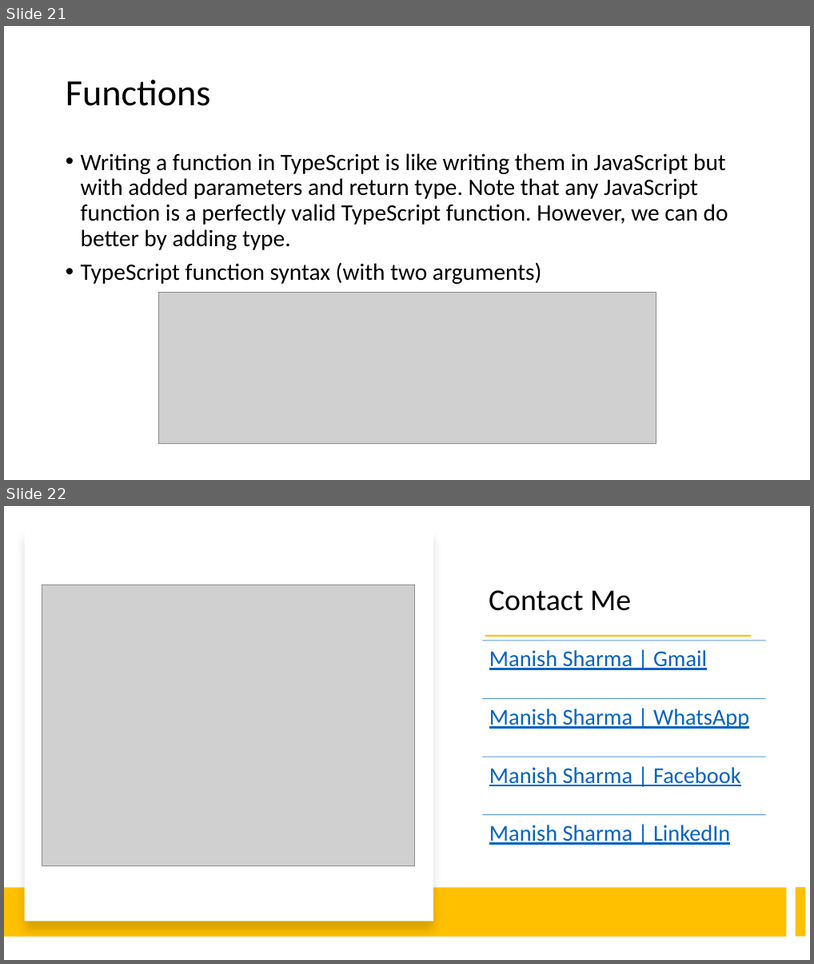
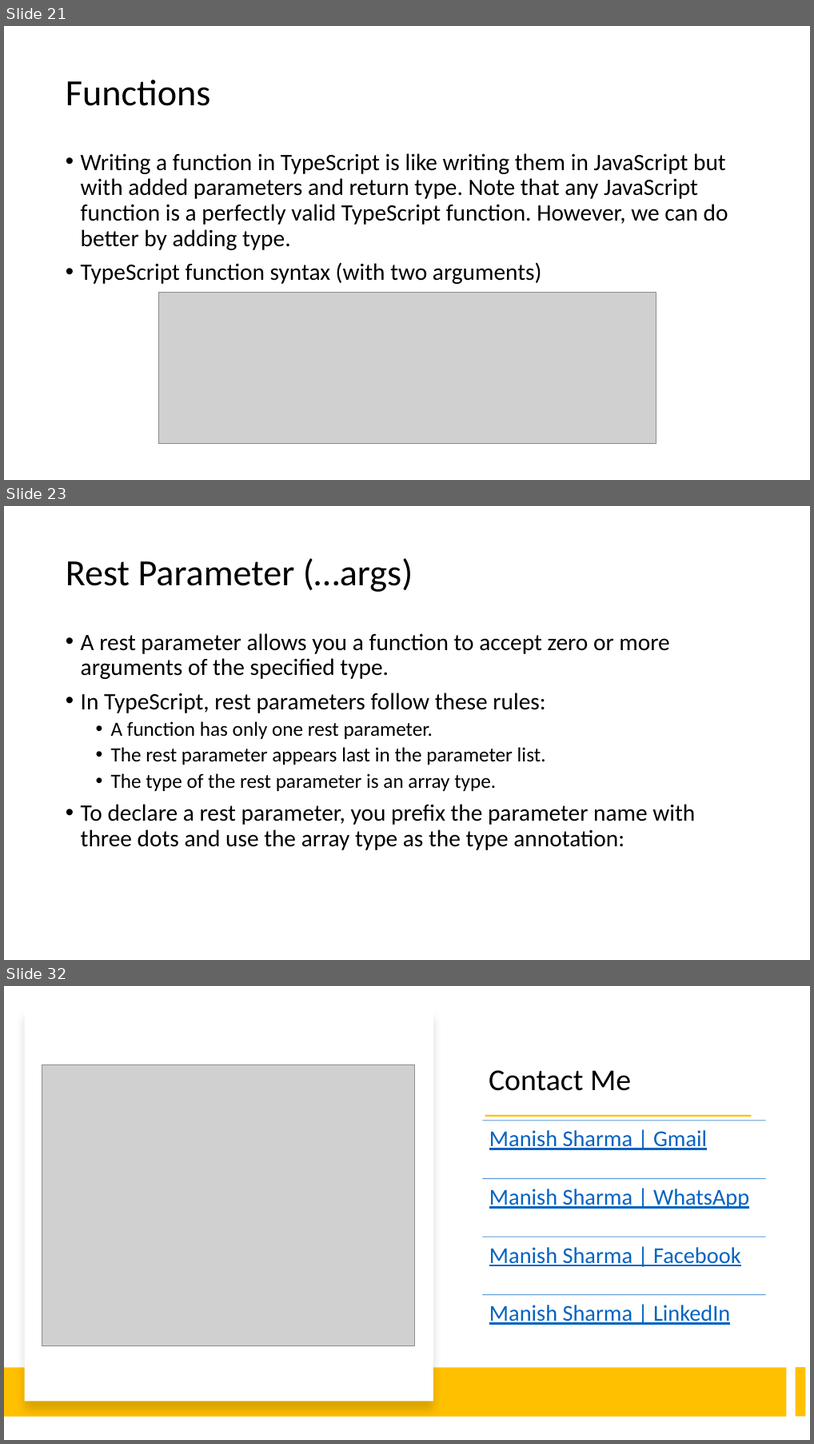
Before and after one commit to manishvbn/TypeScript_Jul22, a slide deck: Notes/TypeScript.pptx. Shown one above the other, each under a label of ours: slides 21 and 22 before the commit, slides 21, 23 and 32 after it; the slides between them are not shown. The pictures are 814x964 and 814x1444 pixels, drawn with LibreOffice and Linux fonts; fonts in the diff are those of the drawing; grey boxes stand for pictures. Boxes give left, top, right and bottom in pixels: in the first picture for what was removed or moved away, otherwise in the second. Text is boxed around its words. In the diff, an @@ line names an element or a change of style, - is before the commit and + after.

```diff
--- a/Notes/TypeScript.pptx
+++ b/Notes/TypeScript.pptx
@@ slide 23 added at bbox=[4, 506, 810, 960], background #FFFFFF @@
@@ title added at bbox=[66, 558, 413, 592], 44 pt, text #000000 @@
+Rest Parameter (…args)
@@ text added at bbox=[81, 633, 695, 850], 28 pt, text #000000 @@
+• A rest parameter allows you a function to accept zero or more arguments of the specified type.
+• In TypeScript, rest parameters follow these rules:
+  • A function has only one rest parameter.
+  • The rest parameter appears last in the parameter list.
+  • The type of the rest parameter is an array type.
+• To declare a rest parameter, you prefix the parameter name with three dots and use the array type as the type annotation:
@@ what was slide 22 is now slide 32 @@
```
Also in this commit, not shown: 9 other slides added.
